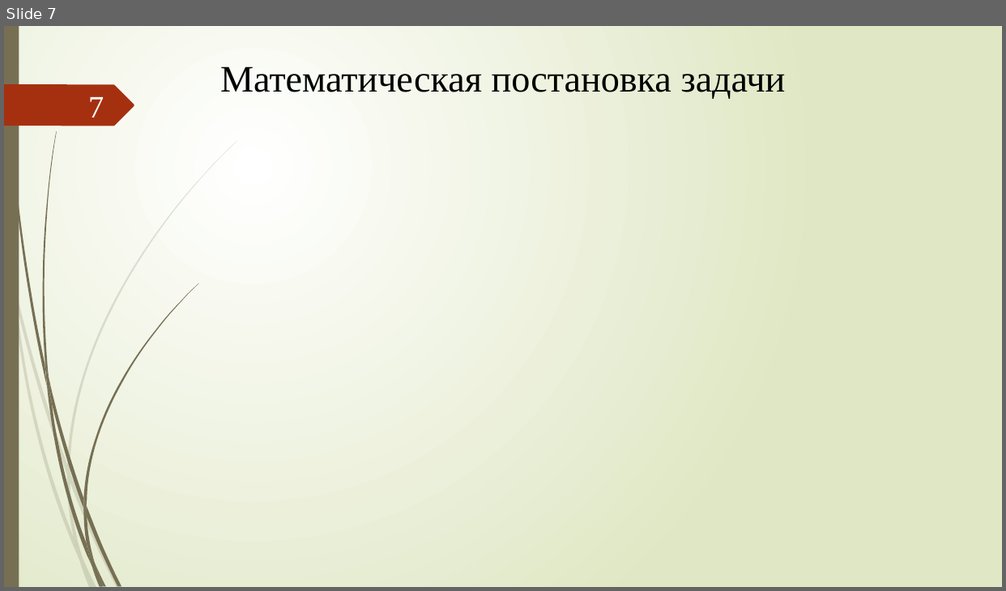
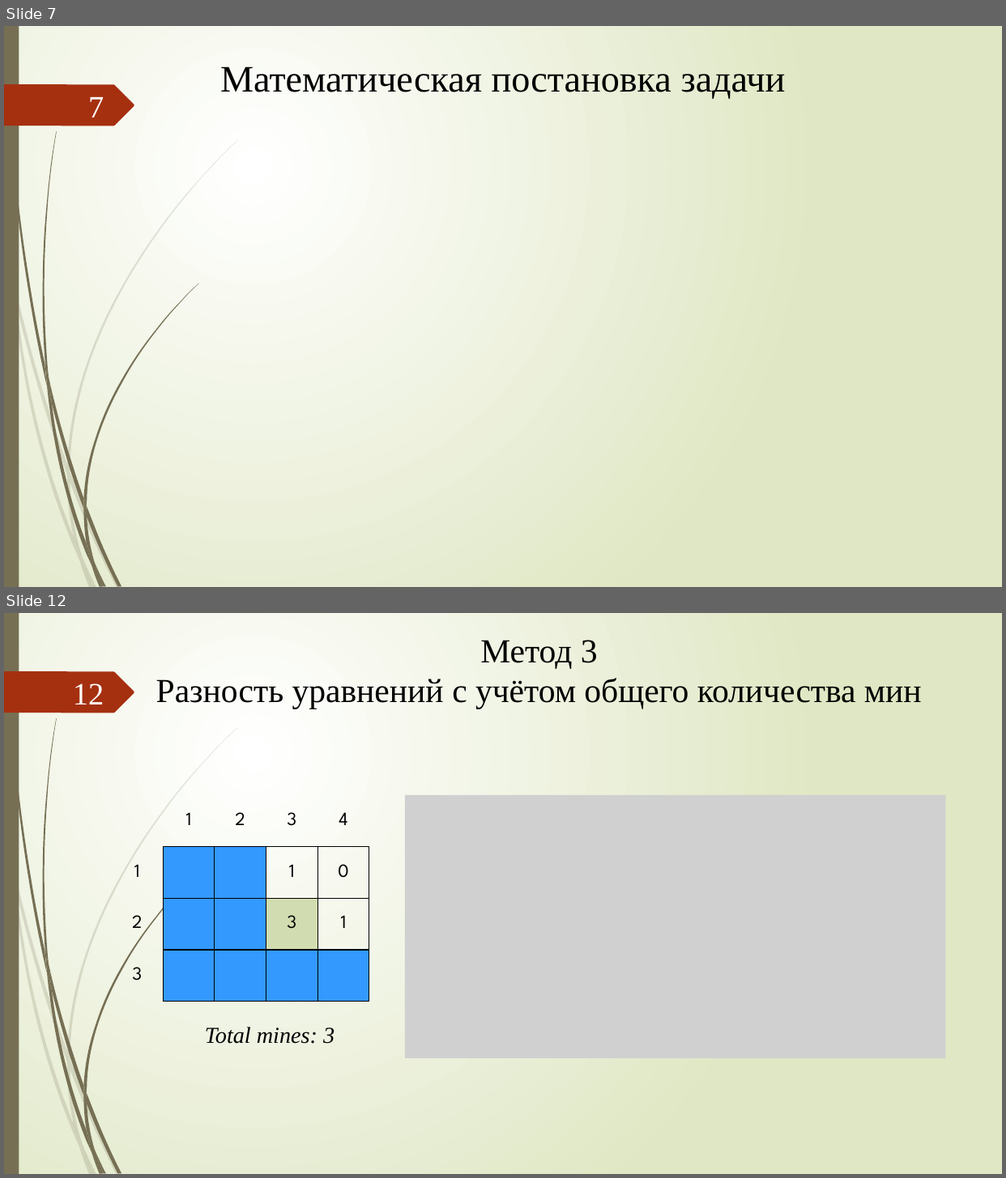
Before and after one commit to xex238/Diploma_2022, a slide deck: docs/Отчёты/ВКР/Новицкий_МПИ-20-4-2_ВКР_Презентация.pptx. Shown one above the other, each under a label of ours: slide 7 before the commit, slides 7 and 12 after it; the slides between them are not shown. The pictures are 1006x591 and 1006x1178 pixels, drawn with LibreOffice and Linux fonts; fonts in the diff are those of the drawing; grey boxes stand for pictures. Boxes give left, top, right and bottom in pixels: in the first picture for what was removed or moved away, otherwise in the second. Text is boxed around its words. In the diff, an @@ line names an element or a change of style, - is before the commit and + after.

```diff
--- a/docs/Отчёты/ВКР/Новицкий_МПИ-20-4-2_ВКР_Презентация.pptx
+++ b/docs/Отчёты/ВКР/Новицкий_МПИ-20-4-2_ВКР_Презентация.pptx
@@ slide 12 added at box(4, 613, 1002, 1174), background gradient #FFFFFF to #DFE8C4; not listed: 24 template elements that a slide beside it also shows @@
@@ title added at box(156, 640, 922, 709), 32.4 pt, text #000000 @@
+Метод 3
+Разность уравнений с учётом общего количества мин
@@ page number added at box(73, 683, 104, 705), 30 pt, text #FEFFFF @@
+12
@@ table added at box(111, 795, 369, 1002), 4 rows, 5 columns @@
+ | 1 | 2 | 3 | 4
+1 |  |  | 1 | 0
+2 |  |  | 3 | 1
+3 |  |  |  | 
@@ picture added at box(405, 795, 947, 1059) @@
@@ text added at box(205, 1027, 334, 1044), 22 pt, text #000000, italic @@
+Total mines: 3
```
Also in this commit, not shown: 6 slides changed, 8 other slides added, 2 slides removed, 1 other file.
